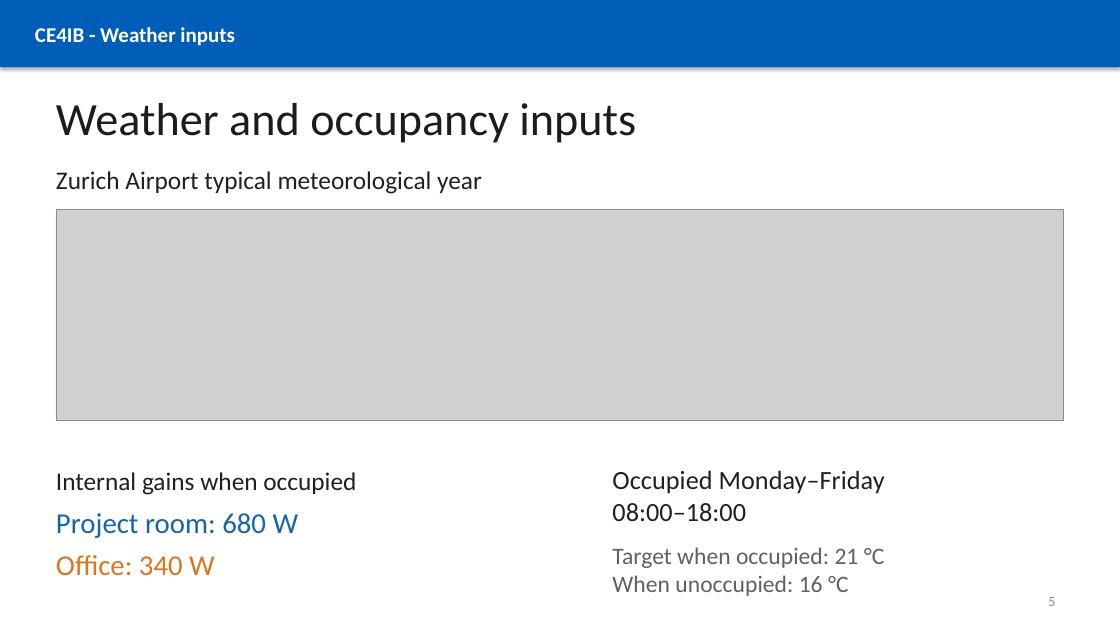
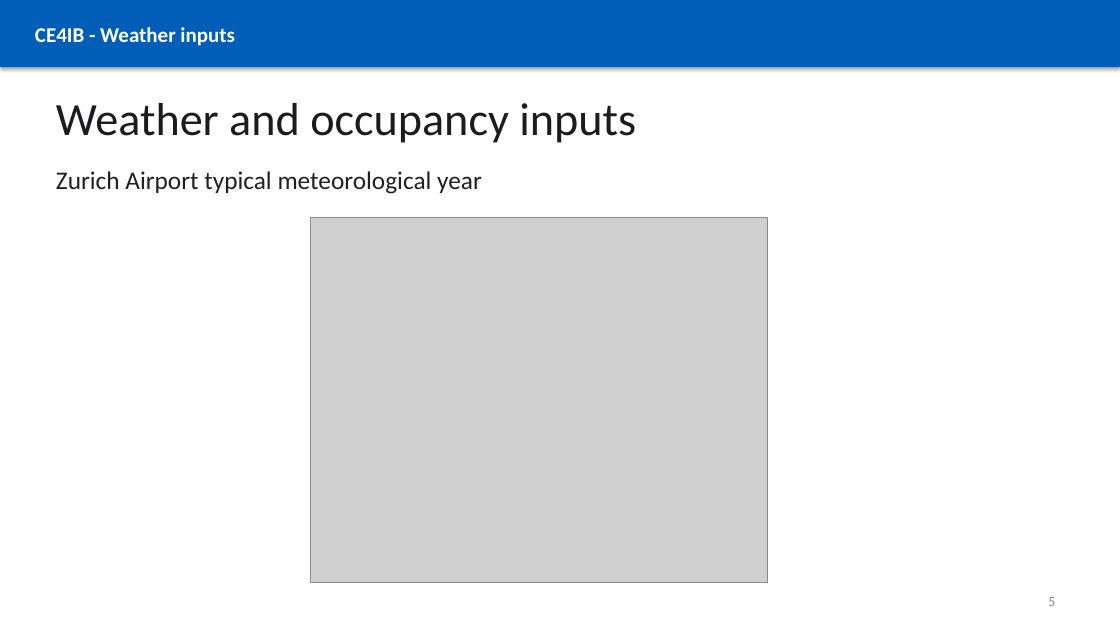
Before and after one commit to linokaiser/CE4IB, a slide deck: slide 5 of presentations/CE4IB_Building_Energy_Simulation.pptx. Drawn at 1120x630 pixels with LibreOffice and Linux fonts; fonts in the diff are those of the drawing; grey boxes stand for pictures. Boxes give left, top, right and bottom in pixels: in the first picture for what was removed or moved away, otherwise in the second. Text is boxed around its words. In the diff, an @@ line names an element or a change of style, - is before the commit and + after.

```diff
--- a/presentations/CE4IB_Building_Energy_Simulation.pptx
+++ b/presentations/CE4IB_Building_Energy_Simulation.pptx
@@ picture removed at (56, 209, 1065, 421) @@
@@ picture added at (311, 217, 768, 582) @@
@@ text removed at (56, 472, 356, 495) @@
-Internal gains when occupied
@@ text removed at (612, 470, 885, 521) @@
-Occupied Monday–Friday
-08:00–18:00
@@ text removed at (56, 513, 299, 538) @@
-Project room: 680 W
@@ text removed at (56, 555, 215, 575) @@
-Office: 340 W
@@ text removed at (612, 547, 885, 596) @@
-Target when occupied: 21 °C
-When unoccupied: 16 °C
```
Also in this commit, not shown: 3 other slides changed, 3 slides added, 5 slides removed, 5 other files.
